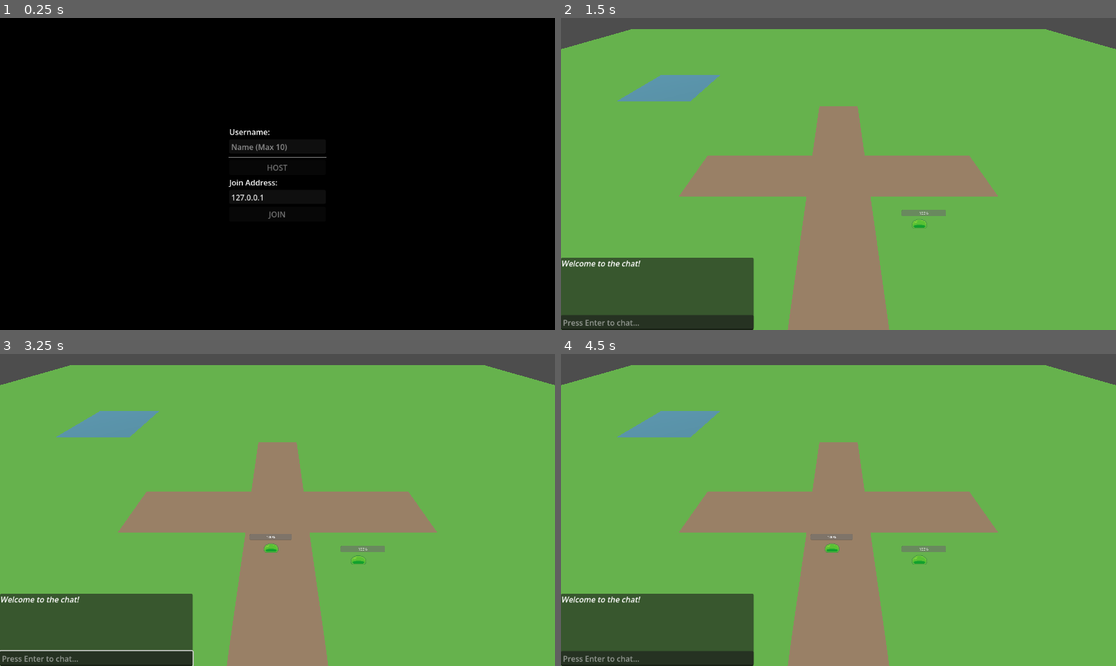
Above: before the commit, frames 1-4 (two rows, left to right).
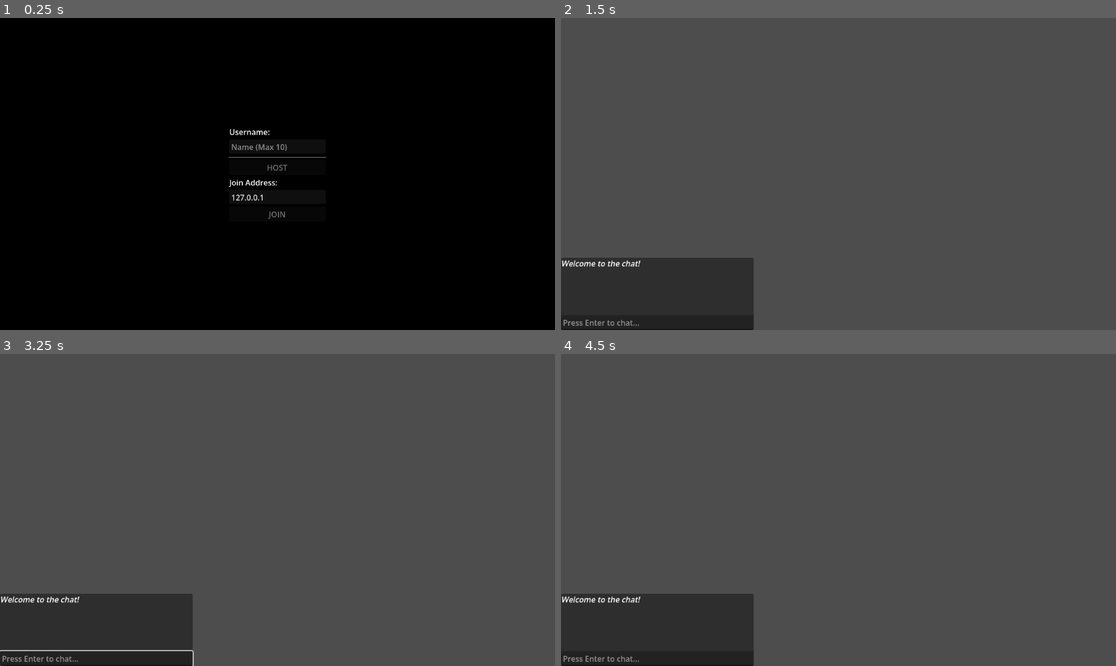
Above: after the commit, the same moments.

Repository: Zwooze95/VibeMMO
Game: Godot game, scene res://main_scene.tscn
Same seed, same stepped clock (60 frames per second), same inputs: the game is played once before the commit and once after it.
Inputs (mouse positions are in pixels of both pictures, inside the frame that each line leads up to):
- Up to frame 1 (0.25 s): no input
- Up to frame 2 (1.5 s): click (838, 145) at 0.52 s; type "Alex" at 0.6 s; click (655, 323) at 0.75 s; type "12" at 0.83 s; click "HOST" at 1.25 s
- Up to frame 3 (3.25 s): tap Enter (ui_accept) at 2, 2.27, 2.75, 3.02 s; hold Right (ui_right) 2.03-2.78 s; hold K 2.03-2.78 s; hold Down (ui_down) from 2.78 s (still down); tap Keypad Enter at 2.85 s
- Up to frame 4 (4.5 s): tap Enter (ui_accept) at 3.5, 4.25 s; release Down (ui_down) at 3.53 s; hold Right (ui_right) 3.53-4.28 s; hold K 3.53-4.28 s; hold Up (ui_up) from 4.28 s (still down); tap Keypad Enter at 4.35 s

The runs differ from the first frame. In frame 1, less than 0.1% of the frame differs, in the area x 41-59%, y 44-45%; in frame 2, 94%, in the area x 0-100%, y 3-100%; in frame 3, 94%; in frame 4, 94%.

Commit message:
refactor: reimplement networking with custom binary WebSocket protocol for player state and movement, replacing Colyseus schema.

Diff:
--- a/MainScene.gd
+++ b/MainScene.gd
@@ -4,39 +4,50 @@
 @onready var spawner = $MultiplayerSpawner
 
 func _ready():
-	# Access Autoload dynamically to prevent compile issues
-	var mp_manager = get_node("/root/MultiplayerManager")
+	print("[Main] Main scene redo. Lyssnar på NetworkManager...")
 
-	mp_manager.player_connected.connect(_on_player_connected)
-	mp_manager.player_disconnected.connect(_on_player_disconnected)
+	# Koppla signaler
+	NetworkManager.on_player_joined.connect(_on_player_joined)
+	NetworkManager.on_player_moved.connect(_on_player_moved)
+	NetworkManager.on_player_left.connect(_on_player_left)
 
-	# If host, do NOT spawn self (Dedicated Host mode)
-	if multiplayer.is_server():
-		# Create a spectator camera so the Host can see the world
-		var cam = Camera3D.new()
-		cam.position = Vector3(0, 10, 10)
-		cam.rotation_degrees = Vector3(-45, 0, 0)
-		add_child(cam)
-		cam.current = true
+	# VIKTIGT FÖR NYANSLUTNING:
+	# Om vi anslöt innan denna scen laddades klart, be NetworkManager skicka infon igen
+	# Eller (enklare): NetworkManager borde redan ha en lista på spelare om du byter scener.
+	# Men för detta demo, låt oss bara se om printen kommer.
 
-
-func _on_player_connected(id, _info):
-	# Only the server spawns player scenes
-	if not multiplayer.is_server():
-		return
-
-	# Dedicated Host: Do not spawn a player for the server itself (ID 1)
-	if id == 1:
-		return
+func _on_player_joined(id, x, y):
+	print("[Main] _on_player_joined anropades för ID: ", id) # <--- KOMMER DENNA?
 
 	var player_scene = load("res://Player.tscn")
 	var player = player_scene.instantiate()
-	player.name = str(id) # Set name to peer ID for authority
-	player.position = Vector3(0, 5, 0) # Spawn high in the air
+	player.name = str(id)
+	player.position = Vector3(x, 5, y) # Z är Y i 2D
+
 	players_node.add_child(player)
 
-func _on_player_disconnected(id):
-	if not multiplayer.is_server():
-		return
+	# Kolla om detta är vår lokala spelare
+	if id == NetworkManager.get_my_id():
+		print("Detta är min gubbe! Aktiverar styrning.")
+		# Antag att ditt Player.gd har en funktion 'setup_local_player()'
+		# eller att du sätter en variabel is_local_player = true
+		if player.has_method("setup_local_player"):
+			player.setup_local_player()
+		else:
+			# Fallback om du inte har den funktionen än
+			player.set_process_input(true)
+			# player.get_node("Camera3D").current = true # Om du har kamera
+	else:
+		# Andra spelare ska inte styras av tangentbordet
+		player.set_process_input(false)
+
+func _on_player_left(id):
 	if players_node.has_node(str(id)):
 		players_node.get_node(str(id)).queue_free()
+
+func _on_player_moved(id, x, y):
+	var player = players_node.get_node_or_null(str(id))
+	if player:
+		# Interpolation could be added here, currently snapping
+		player.position.x = x
+		player.position.z = y
--- a/NetworkManager.gd
+++ b/NetworkManager.gd
@@ -1,85 +1,161 @@
 extends Node
 
-const Colyseus = preload("res://addons/godot_colyseus/lib/colyseus.gd")
-
-# --- SCHEMA DEFINITIONS ---
-
-class PlayerSchema extends Colyseus.Schema:
-	static func define_fields():
-		return [
-			Colyseus.Field.new("x", Colyseus.NUMBER),
-			Colyseus.Field.new("y", Colyseus.NUMBER)
-		]
-
-	func _to_string():
-		return str("Player(", self.x, ",", self.y, ")")
-
-class RoomStateSchema extends Colyseus.Schema:
-	static func define_fields():
-		return [
-			Colyseus.Field.new("players", Colyseus.MAP, PlayerSchema)
-		]
-
-# --- NETWORK MANAGER ---
-
-# Colyseus variables
-var client
-var room
-var players = {}
-
-# Signals
 signal on_player_joined(id, x, y)
 signal on_player_moved(id, x, y)
 signal on_player_left(id)
 signal on_connected()
 
+var socket = WebSocketPeer.new()
+var http_request = HTTPRequest.new()
+var server_url = "http://localhost:2567"
+var ws_url = "ws://localhost:2567"
+var room_name = "my_room"
+var session_id = ""
+var _was_connected = false
+var my_numeric_id = 0
+
 func _ready():
-	client = Colyseus.Client.new("ws://localhost:2567")
-	connect_to_server()
+	add_child(http_request)
+	http_request.request_completed.connect(_on_seat_reserved)
 
-func connect_to_server():
-	print("Connecting to server...")
-	# Join 'my_room' using our RoomStateSchema to decode the state
-	var promise = client.join_or_create(RoomStateSchema, "my_room")
-	await promise.completed
+	print("[NetworkManager] Bokar plats via HTTP...")
+	var url = server_url + "/matchmake/joinOrCreate/" + room_name
+	var headers = ["Content-Type: application/json"]
+	var error = http_request.request(url, headers, HTTPClient.METHOD_POST, "{}")
 
-	if promise.get_state() == Colyseus.Promise.State.Failed:
-		print("Failed to connect:", promise.get_error())
+	if error != OK:
+		print("[NetworkManager] HTTP request failed: ", error)
+
+func _on_seat_reserved(_result, response_code, _headers, body):
+	if response_code != 200:
+		print("[NetworkManager] Booking failed. Code: ", response_code)
 		return
 
-	room = promise.get_data()
-	print("Connected to room!")
+	var json_str = body.get_string_from_utf8()
+	print("[NetworkManager] Svar från server: ", json_str) # Bra debug!
 
-	# Setup listeners
-	var state = room.get_state()
-	state.listen("players:add").on(Callable(self, "_on_player_add"))
-	state.listen("players:remove").on(Callable(self, "_on_player_remove"))
+	var json = JSON.new()
+	var error_code = json.parse(json_str) # <--- Detta returnerar en INT (Error code)
 
-	on_connected.emit()
+	if error_code != OK:
+		print("[NetworkManager] JSON parse error on line ", json.get_error_line())
+		print("Error message: ", json.get_error_message())
+		return
 
-func send_move(x: float, y: float):
-	if room:
-		room.send("move", { "x": x, "y": y })
+	# HÄR hämtar vi den faktiska datan
+	var data = json.data # <--- Detta är din Dictionary
 
-func get_my_id():
-	if room:
-		return room.session_id
-	return ""
+	print("[NetworkManager] Seat reserved! Data: ", data)
 
-# --- EVENT HANDLERS ---
+	# Nu kan vi läsa sessionId utan att det kraschar
+	if data.has("sessionId"):
+		session_id = data["sessionId"]
 
-func _on_player_add(state, value, key):
-	# 'value' is the PlayerSchema instance, 'key' is the session ID
-	print("Player joined: " + key)
-	on_player_joined.emit(key, value.x, value.y)
+		var room_data = data["room"]
+		var process_id = room_data["processId"]
+		var room_id = room_data["roomId"]
 
-	# Listen for changes on this specific player schema instance
-	value.listen(":change").on(Callable(self, "_on_player_change").bind(key))
+		var connect_url = "%s/%s/%s?sessionId=%s" % [ws_url, process_id, room_id, session_id]
+		print("[NetworkManager] Connecting to: ", connect_url)
 
-func _on_player_remove(state, value, key):
-	print("Player left: " + key)
-	on_player_left.emit(key)
+		var err = socket.connect_to_url(connect_url)
+		if err != OK:
+			print("[NetworkManager] WS connection failed: ", err)
+		else:
+			print("[NetworkManager] WS connecting...")
+	else:
+		print("[NetworkManager] Error: JSON saknar 'sessionId'")
 
-func _on_player_change(player_schema, key):
-	# 'player_schema' is the target object that changed
-	on_player_moved.emit(key, player_schema.x, player_schema.y)
+func _process(_delta):
+	socket.poll()
+	if socket.get_ready_state() == WebSocketPeer.STATE_OPEN:
+		while socket.get_available_packet_count() > 0:
+			var packet = socket.get_packet() # PackedByteArray
+
+			if socket.was_string_packet():
+				# Hybrid: Vi kan fortfarande ta emot JSON (t.ex. Welcome)
+				var text = packet.get_string_from_utf8()
+				_handle_json_message(text)
+			else:
+				# BINÄRT! Här händer magin.
+				_handle_binary_message(packet)
+
+func _handle_binary_message(bytes: PackedByteArray):
+	# === DEBUG: Visa rå bytes ===
+	print("[NetworkManager] Binärt paket! Längd: ", bytes.size(), " bytes")
+	var hex_str = ""
+	for b in bytes:
+		hex_str += "%02X " % b
+	print("[NetworkManager] Raw bytes: ", hex_str)
+
+	# === FELHANTERING: Kolla att vi har minst 1 byte (OpCode) ===
+	if bytes.size() < 1:
+		print("[NetworkManager] ERROR: Tom buffert!")
+		return
+
+	# === Skapa StreamPeerBuffer och läs data ===
+	var buffer = StreamPeerBuffer.new()
+	buffer.data_array = bytes
+
+	# 1. Läs första byten (OpCode)
+	var op_code = buffer.get_u8()
+	print("[NetworkManager] OpCode: ", op_code)
+
+	match op_code:
+		1: # JOIN (11 bytes: 1 op + 2 id + 4 x + 4 y)
+			if bytes.size() < 11:
+				print("[NetworkManager] ERROR: JOIN-paket för kort! Behöver 11 bytes, fick ", bytes.size())
+				return
+			var pId = buffer.get_u16() # Läs 2 bytes
+			var x = buffer.get_float() # Läs 4 bytes
+			var y = buffer.get_float() # Läs 4 bytes
+			print("[NetworkManager] JOIN: ID=%d, X=%.2f, Y=%.2f" % [pId, x, y])
+			on_player_joined.emit(pId, x, y)
+
+		2: # MOVE (11 bytes)
+			if bytes.size() < 11:
+				print("[NetworkManager] ERROR: MOVE-paket för kort! Behöver 11 bytes, fick ", bytes.size())
+				return
+			var pId = buffer.get_u16()
+			var x = buffer.get_float()
+			var y = buffer.get_float()
+			print("[NetworkManager] MOVE: ID=%d, X=%.2f, Y=%.2f" % [pId, x, y])
+			on_player_moved.emit(pId, x, y)
+
+		3: # LEAVE (3 bytes: 1 op + 2 id)
+			if bytes.size() < 3:
+				print("[NetworkManager] ERROR: LEAVE-paket för kort! Behöver 3 bytes, fick ", bytes.size())
+				return
+			var pId = buffer.get_u16()
+			print("[NetworkManager] LEAVE: ID=%d" % pId)
+			on_player_left.emit(pId)
+
+		_:
+			print("[NetworkManager] ERROR: Okänd OpCode: ", op_code)
+
+func _handle_json_message(json_str):
+	var json = JSON.new()
+	json.parse(json_str)
+	var data = json.data
+	if data.get("type") == "welcome":
+		my_numeric_id = data.myId
+		print("Jag har fått ID: ", my_numeric_id)
+
+# Hämta mitt numeriska ID
+func get_my_id() -> int:
+	return my_numeric_id
+
+# Skicka move som JSON (servern förväntar sig detta format just nu)
+func send_move(x, y):
+	var msg = {"type": "move", "x": x, "y": y}
+	socket.send_text(JSON.stringify(msg))
+
+# ALTERNATIV: Skicka binär move (om du vill implementera binär INPUT också)
+# Du måste då ändra servern för att ta emot binärt istället för JSON
+func send_move_binary(x: float, y: float):
+	var buffer = StreamPeerBuffer.new()
+	# Skapa paket: 1 byte (OP) + 4 bytes (X) + 4 bytes (Y) = 9 bytes
+	buffer.put_u8(2) # OpCode för MOVE
+	buffer.put_float(x) # X position
+	buffer.put_float(y) # Y position
+	socket.send(buffer.data_array)
--- a/Player.gd
+++ b/Player.gd
@@ -22,7 +22,6 @@
 @onready var leveling_component = $LevelingComponent
 
 func _enter_tree():
-	set_multiplayer_authority(name.to_int())
 	# If I am the authority, set my username from the manager so it syncs to others
 	if is_multiplayer_authority():
 		var manager = get_node("/root/MultiplayerManager")
@@ -30,9 +29,6 @@
 			username = manager.local_username
 
 func _ready():
-	# Ensure authority is set correctly (Spawner might rename after _enter_tree)
-	set_multiplayer_authority(name.to_int())
-
 	# Update label initially (in case synced before ready)
 	update_nameplate()
 
@@ -52,20 +48,12 @@
 
 
 func _check_ui_authority():
-	var owner_id = name.to_int()
-	var my_id = multiplayer.get_unique_id()
-
-	if owner_id != my_id:
+	if not is_multiplayer_authority():
 		if has_node("CanvasLayer"):
 			var ui = get_node("CanvasLayer")
 			ui.visible = false
 			ui.process_mode = Node.PROCESS_MODE_DISABLED
 			ui.queue_free()
-			print("Delayed Delete UI for " + name + " (Owner: " + str(owner_id) + ", Me: " + str(my_id) + ")")
-	else:
-		print("Delayed Kept UI for " + name + " (Owner: " + str(owner_id) + ", Me: " + str(my_id) + ")")
-
-	print(name + " Ready. Auth: " + str(get_multiplayer_authority()) + " MyPeer: " + str(multiplayer.get_unique_id()) + " Pos: " + str(position))
 
 
 func _on_chat_timeout():
@@ -171,6 +159,10 @@
 
 	move_and_slide()
 
+	# Send position to server if we moved (and are authority)
+	if velocity.length() > 0:
+		NetworkManager.send_move_binary(position.x, position.z)
+
 @rpc("call_local")
 func swing_weapon():
 	weapon.swing()
--- a/main_scene.tscn
+++ b/main_scene.tscn
@@ -25,6 +25,6 @@
 transform = Transform3D(0.866025, -0.433013, 0.25, 0, 0.5, 0.866025, -0.5, -0.75, 0.433013, 0, 10, 0)
 shadow_enabled = true
 
-[node name="Terrain" parent="." instance=ExtResource("7_terrain")]
+[node name="Terrain" parent="." unique_id=1935818163 instance=ExtResource("7_terrain")]
 
 [node name="EnemyManager" parent="." unique_id=1690579957 instance=ExtResource("5_manager_scene")]
--- a/project.godot
+++ b/project.godot
@@ -19,6 +19,7 @@
 [autoload]
 
 MultiplayerManager="*res://MultiplayerManager.gd"
+NetworkManager="*res://NetworkManager.gd"
 
 [physics]
 
Not shown: 1 places in main_scene.tscn that only renumber resources
Not shown, changed: server/package.json
Not shown, changed: server/arena.config.ts
Not shown, changed: server/src/rooms/MyRoom.ts
